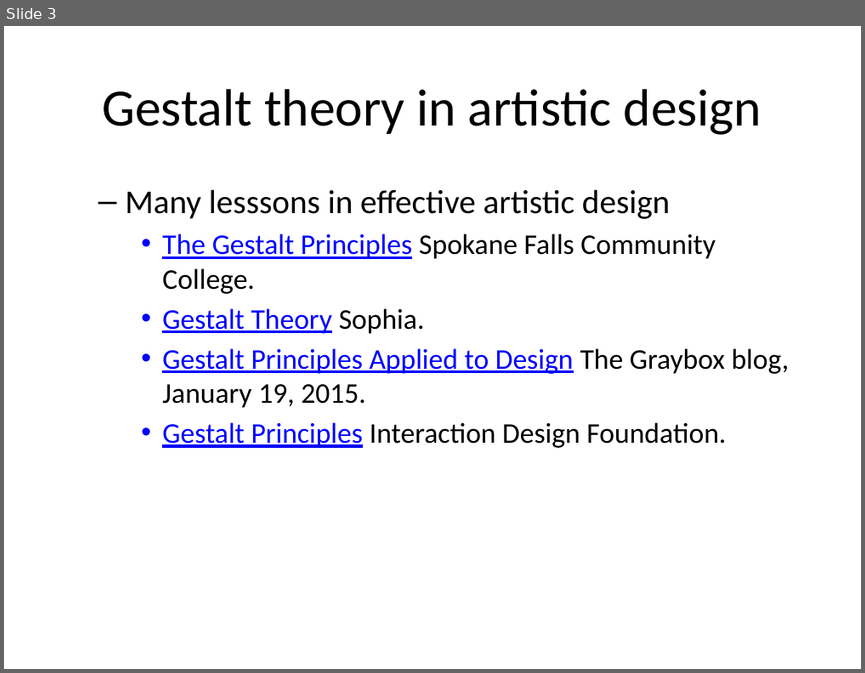
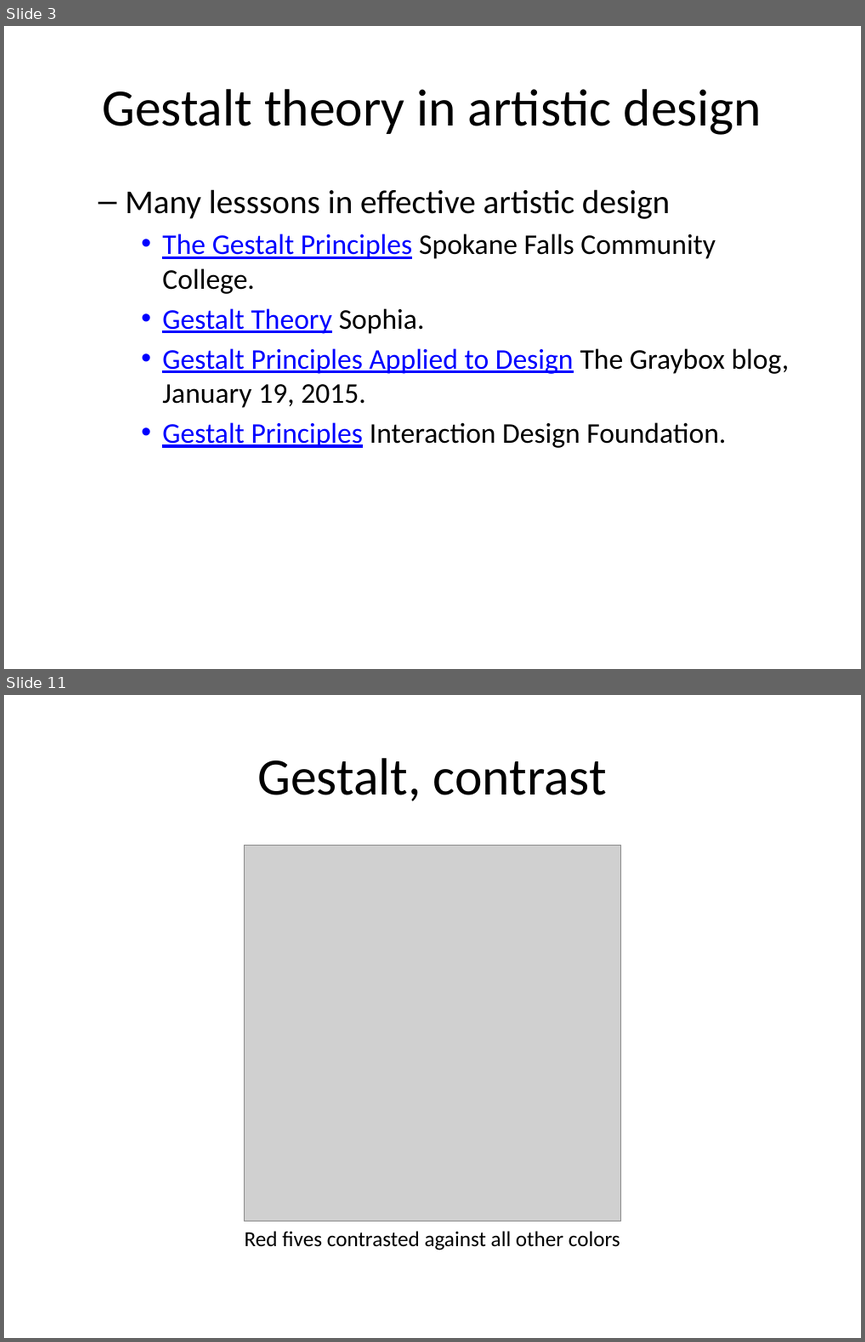
Before and after one commit to pmean/data-visualization, a slide deck: data-viz-03/component/tutorial-gestalt.pptx. Shown one above the other, each under a label of ours: slide 3 before the commit, slides 3 and 11 after it; the slides between them are not shown. The pictures are 865x673 and 865x1342 pixels, drawn with LibreOffice and Linux fonts; fonts in the diff are those of the drawing; grey boxes stand for pictures. Boxes give left, top, right and bottom in pixels: in the first picture for what was removed or moved away, otherwise in the second. Text is boxed around its words. In the diff, an @@ line names an element or a change of style, - is before the commit and + after.

```diff
--- a/data-viz-03/component/tutorial-gestalt.pptx
+++ b/data-viz-03/component/tutorial-gestalt.pptx
@@ slide 11 added at bbox=[4, 695, 861, 1338], background #FFFFFF @@
@@ title added at bbox=[258, 758, 607, 801], 44 pt, text #000000 @@
+Gestalt, contrast
@@ picture added at bbox=[245, 845, 621, 1221] @@
@@ text added at bbox=[245, 1231, 620, 1250], 18 pt, text #000000 @@
+Red fives contrasted against all other colors
```
Also in this commit, not shown: 5 slides changed, 6 other slides added, 6 slides removed, 16 other files.
